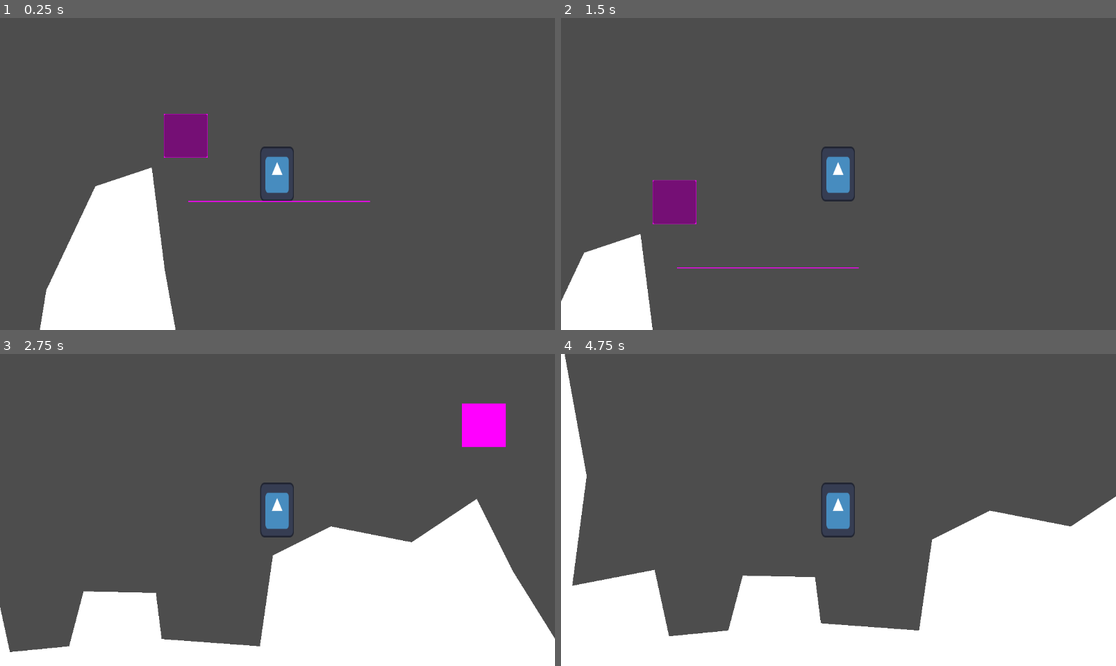
Above: before the commit, frames 1-4 (two rows, left to right).
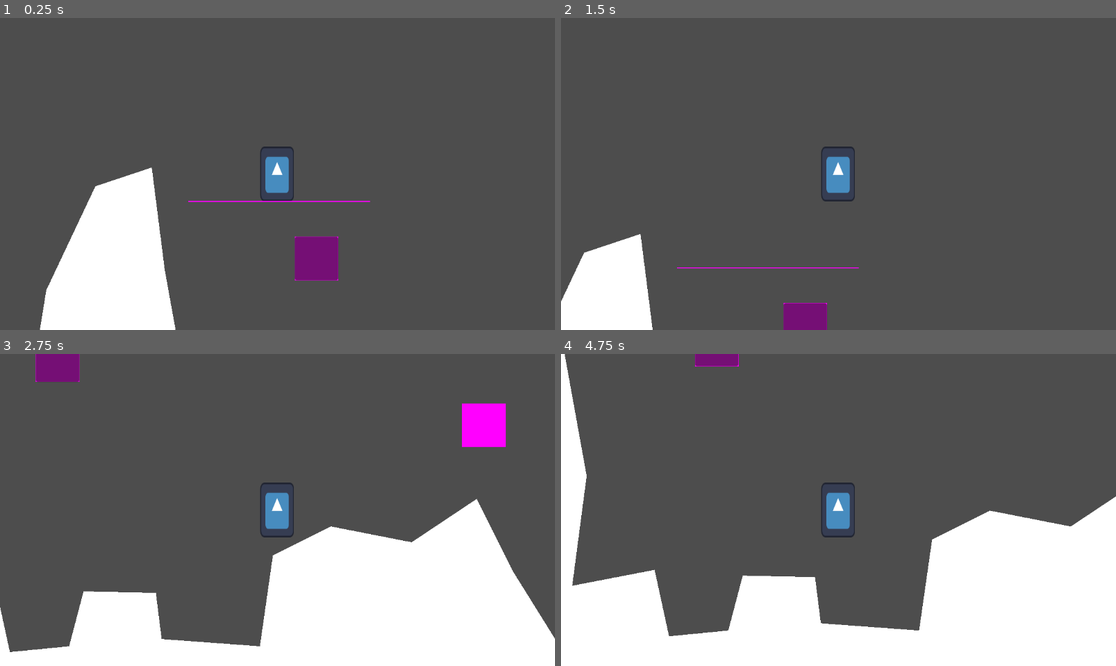
Above: after the commit, the same moments.

Repository: danielathome19/Game-Design-I
Game: Godot game, scene res://kbd_ctrl.tscn
Two runs of this game, one before a commit and one after it. Both use one fixed random seed, a clock stepped at 60 frames per second and the inputs below. This scene is started directly instead of the project's main scene. The engine's default icon, where the game draws it, is replaced by a stand-in: a white triangle on a blue panel in a dark square.
Inputs (mouse positions are in pixels of both pictures, inside the frame that each line leads up to; where the layout moved, square brackets give the same spot in the first picture):
- Up to frame 1 (0.25 s): no input
- Up to frame 2 (1.5 s): click (877, 258) [744, 136] at 0.5 s; tap Enter (ui_accept) at 1.25 s; move the mouse to (960, 158) at 1.27 s; hold Right (ui_right) from 1.28 s (still down); click (960, 158) at 1.42 s
- Up to frame 3 (2.75 s): tap Enter (ui_accept) at 1.52 s; release Right (ui_right) at 2 s; drag from (166, 525) to (249, 572) at 2.02 s
- Up to frame 4 (4.75 s): move the mouse to (1043, 413) at 2.77 s; hold Left (ui_left) 2.78-3.5 s; click (1043, 413) at 2.92 s; drag from (810, 572) to (672, 463) at 3.52 s; tap Enter (ui_accept) at 4.25, 4.52 s; move the mouse to (1005, 556) at 4.27 s; hold Right (ui_right) from 4.28 s (still down)

The runs differ from the first frame. In frame 1, 2.2% of the frame differs, in the area x 29-61%, y 30-85%; in frame 2, 1.8%; in frame 3, 0.7%; in frame 4, 0.3%.

Commit message:
Update 10/10

Diff:
--- a/kbd_ctrl.tscn
+++ b/kbd_ctrl.tscn
@@ -50,6 +50,7 @@
 shape = SubResource("RectangleShape2D_ele60")
 
 [node name="draggable" type="RigidBody2D" parent="."]
+position = Vector2(181, 170)
 freeze = true
 
 [node name="Sprite2D" type="Sprite2D" parent="draggable"]
@@ -65,6 +66,9 @@
 offset_right = 30.0
 offset_bottom = 30.0
 focus_mode = 0
+metadata/_edit_use_anchors_ = true
+
+[node name="RigidBody2D" type="RigidBody2D" parent="."]
 
 [connection signal="mouse_entered" from="interact" to="." method="_on_interact_mouse_entered"]
 [connection signal="button_down" from="draggable/Button" to="." method="_on_button_button_down"]
